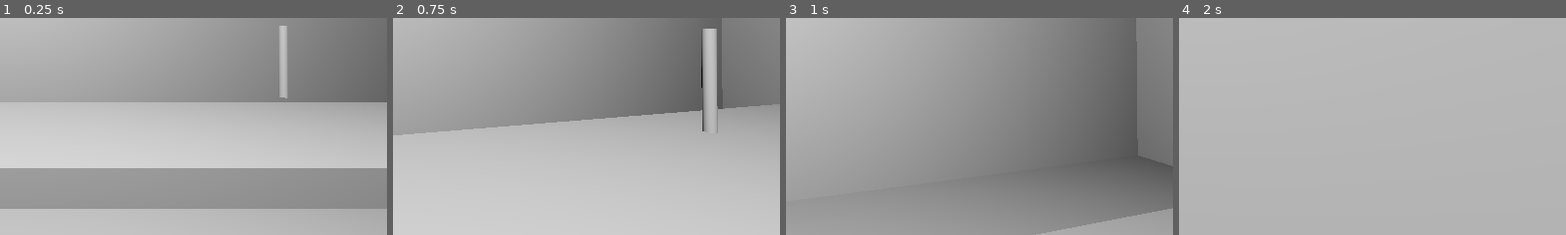
Above: before the commit, frames 1-4 (left to right).
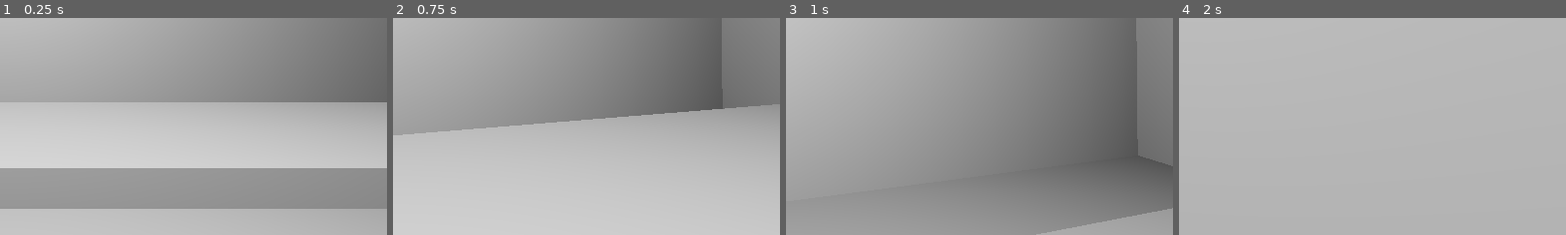
Above: after the commit, the same moments.

Repository: GriffinBaxter/The-Assembly-Line
Game: Godot game, scene res://Scenes/main.tscn
Two runs of this game, one before a commit and one after it. Both use one fixed random seed, a clock stepped at 60 frames per second and the inputs below.
Inputs (mouse positions are % of the whole screen's width and height, from its top left):
- Up to frame 1 (0.25 s): no input
- Up to frame 2 (0.75 s): tap Enter at 0.5 s; move the mouse to (55, 50) at 0.52 s; hold W (forward) from 0.53 s (still down); tap E (interact) at 0.6 s
- Up to frame 3 (1 s): keep holding W (forward); tap Space (jump) at 0.77 s
- Up to frame 4 (2 s): keep holding W (forward); move the mouse to (45, 50) at 1.27 s; tap E (interact) at 1.35 s; tap Space (jump) at 1.52 s
The pictures show only the part of the screen within x 50-100%, y 48-98%; the shares and areas given below are measured in that part.

The runs differ from the first frame. In frame 1, 0.7% of the frame differs, in the area x 72-75%, y 3-38%; in frame 2, 1.5%, in the area x 79-84%, y 4-54%; in frame 3, nothing differs; in frame 4, nothing differs.

Commit message:
Allow picking up parts and assembling

Diff:
--- a/Scenes/main.tscn
+++ b/Scenes/main.tscn
@@ -1,7 +1,8 @@
-[gd_scene load_steps=5 format=3 uid="uid://cfpcrbb00te2p"]
+[gd_scene load_steps=6 format=3 uid="uid://cfpcrbb00te2p"]
 
 [ext_resource type="Script" path="res://Scripts/main.gd" id="1_n6l7l"]
 [ext_resource type="Script" path="res://Scripts/player.gd" id="2_va1j2"]
+[ext_resource type="PackedScene" uid="uid://dyqimxsygmcrv" path="res://Scenes/chair_leg.tscn" id="3_51hmf"]
 
 [sub_resource type="Environment" id="Environment_dwayo"]
 background_mode = 2
@@ -15,9 +16,10 @@
 [node name="WorldEnvironment" type="WorldEnvironment" parent="."]
 environment = SubResource("Environment_dwayo")
 
-[node name="Player" type="CharacterBody3D" parent="."]
+[node name="Player" type="CharacterBody3D" parent="." node_paths=PackedStringArray("parts")]
 transform = Transform3D(1, 0, 0, 0, 1, 0, 0, 0, 1, 0, 2, 0)
 script = ExtResource("2_va1j2")
+parts = [NodePath("../Parts/Leg")]
 
 [node name="CollisionShape3D" type="CollisionShape3D" parent="Player"]
 shape = SubResource("CapsuleShape3D_so5g5")
@@ -58,3 +60,8 @@
 transform = Transform3D(1, 0, 0, 0, 1, 0, 0, 0, 1, 0, 6, 0)
 light_energy = 8.0
 omni_range = 16.0
+
+[node name="Parts" type="Node3D" parent="."]
+
+[node name="Leg" parent="Parts" instance=ExtResource("3_51hmf")]
+transform = Transform3D(-3.9616e-08, -0.906308, 0.422618, 1, -4.37114e-08, 0, 1.84732e-08, 0.422618, 0.906308, -4, 1.025, 0)
--- a/Scripts/assembly.gd
+++ b/Scripts/assembly.gd
@@ -2,11 +2,17 @@
 
 @export var missing_part: CSGPrimitive3D
 
+var assembled := false
+
+
+func _ready() -> void:
+	missing_part.visible = false
+
 
 func get_missing_part_file_path() -> String:
-	missing_part.visible = false
 	return missing_part.scene_file_path
 
 
 func add_missing_part() -> void:
 	missing_part.visible = true
+	assembled = true
--- a/Scripts/main.gd
+++ b/Scripts/main.gd
@@ -3,7 +3,6 @@
 const CHAIR = preload("res://Scenes/chair.tscn")
 
 var assembly: CSGPrimitive3D
-var missing_part: CSGPrimitive3D
 
 
 func _ready() -> void:
@@ -13,17 +12,7 @@
 		get_tree().get_root().add_child.call_deferred(assembly)
 		await assembly.ready
 
-		var missing_part_file_path = assembly.get_missing_part_file_path()
-		missing_part = ResourceLoader.load(missing_part_file_path).instantiate()
-		missing_part.position = Vector3(2, 2.5, -2)
-		get_tree().get_root().add_child.call_deferred(missing_part)
 		get_tree().create_tween().tween_property(assembly, "position", Vector3(10, 2.375, -2.5), 15)
 		await get_tree().create_timer(15).timeout
 
 		get_tree().get_root().remove_child(assembly)
-
-
-func _process(_delta: float) -> void:
-	if missing_part.position.distance_to(assembly.position) < 1:
-		assembly.add_missing_part()
-		missing_part.visible = false
--- a/Scripts/player.gd
+++ b/Scripts/player.gd
@@ -4,8 +4,13 @@
 const JUMP_VELOCITY := 4.5
 const SENSITIVITY := 0.002
 
+@export var parts: Array[CSGPrimitive3D]
+
+var held_part: CSGPrimitive3D
+
 @onready var head: Node3D = $Head
 @onready var camera_3d: Camera3D = $Head/Camera3D
+@onready var main: Node3D = $".."
 
 
 func _ready() -> void:
@@ -32,6 +37,31 @@
 func _process(_delta: float) -> void:
 	move_and_slide()
 
+	if held_part != null:
+		if (
+			held_part.global_position.distance_to(main.assembly.global_position) < 1
+			and !main.assembly.assembled
+			and main.assembly.get_missing_part_file_path() == held_part.scene_file_path
+		):
+			main.assembly.add_missing_part()
+			held_part.queue_free()
+		elif Input.is_action_just_pressed("interact"):
+			held_part.queue_free()
+
+	if Input.is_action_just_pressed("interact") and held_part == null:
+		var min_part
+		var min_distance = INF
+		for part in parts:
+			var distance_to_part = global_position.distance_to(part.global_position)
+			if distance_to_part < min_distance and distance_to_part < 3:
+				min_part = part
+				min_distance = distance_to_part
+		if min_part:
+			held_part = min_part.duplicate()
+			held_part.rotation = Vector3(0, 0, 0)
+			held_part.position = Vector3(0, -0.5, -1.5)
+			camera_3d.add_child(held_part)
+
 
 func _unhandled_input(event: InputEvent) -> void:
 	if event is InputEventMouseMotion:
